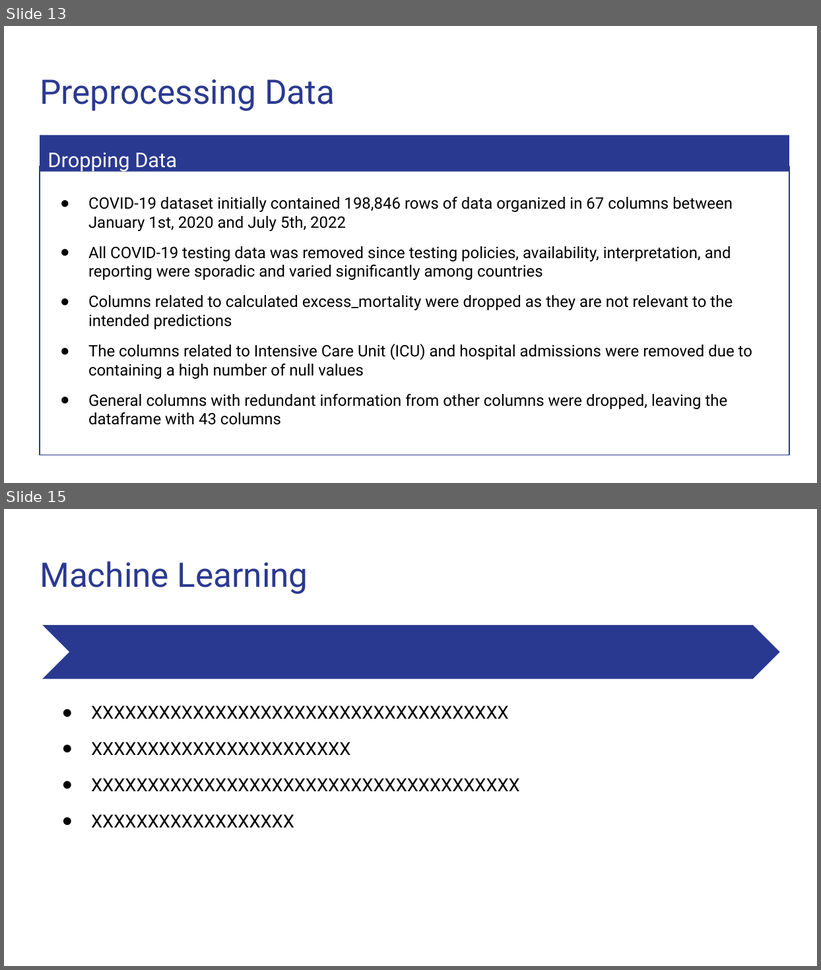
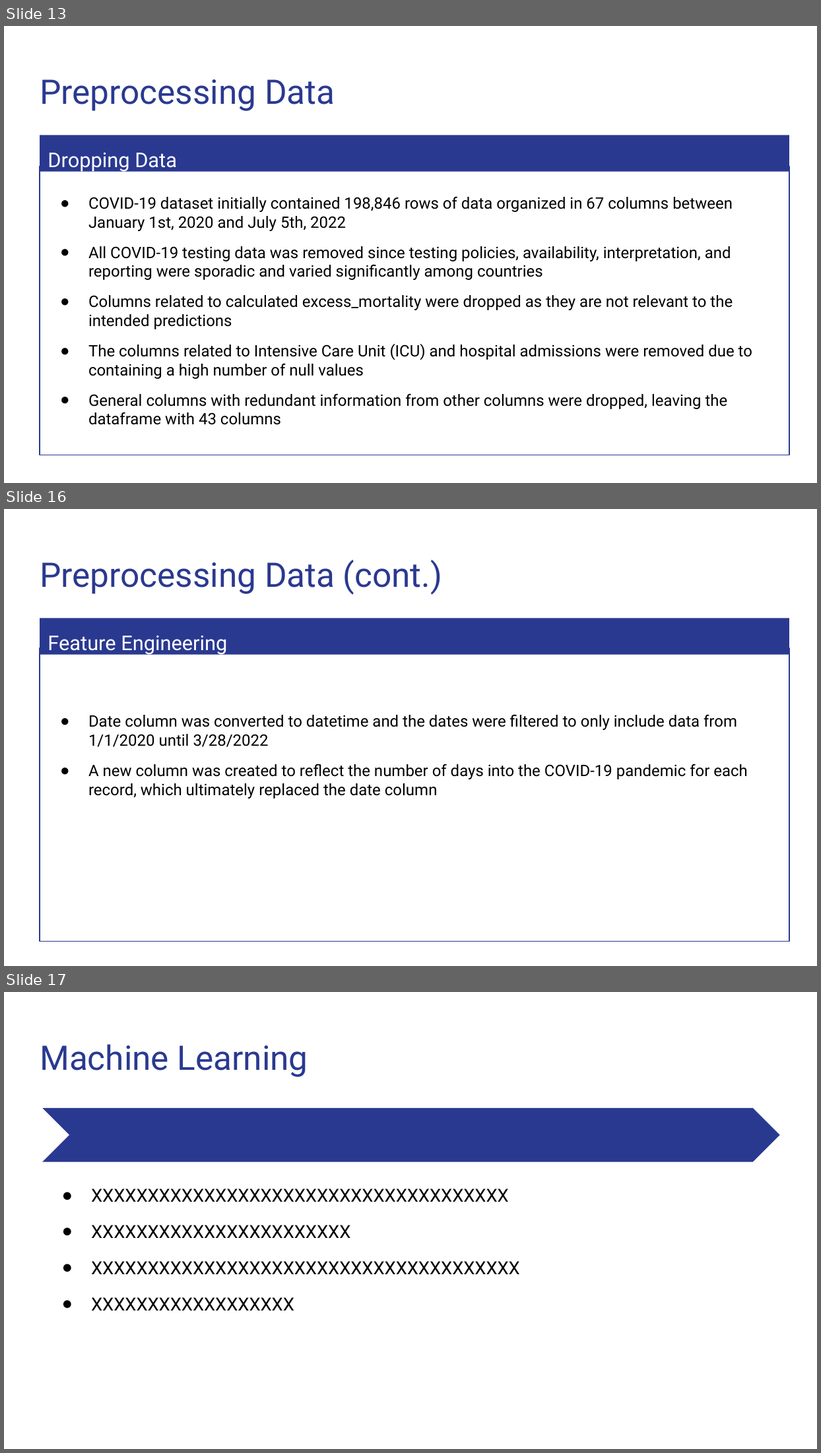
Before and after one commit to Magzzie/COVID-19_Analysis, a slide deck: COVID-19 Analysis.pptx. Shown one above the other, each under a label of ours: slides 13 and 15 before the commit, slides 13, 16 and 17 after it; the slides between them are not shown. The pictures are 821x970 and 821x1453 pixels, drawn with LibreOffice and Linux fonts; fonts in the diff are those of the drawing. Boxes give left, top, right and bottom in pixels: in the first picture for what was removed or moved away, otherwise in the second. Text is boxed around its words. In the diff, an @@ line names an element or a change of style, - is before the commit and + after.

```diff
--- a/COVID-19 Analysis.pptx
+++ b/COVID-19 Analysis.pptx
@@ slide 16 added at <box>4,509,817,966</box>, background #FFFFFF @@
@@ title added at <box>40,560,442,595</box>, 30 pt, text #2A3990 @@
+Preprocessing Data (cont.)
@@ rectangle added at <box>40,618,789,655</box>, fill #2A3990 @@
@@ text added at <box>48,636,227,656</box>, 18 pt, text #FFFFFF @@
+Feature Engineering
@@ rectangle added at <box>40,648,789,941</box>, outline #2A3990 0.75 pt, 14 pt, text #000000 @@
+● Date column was converted to datetime and the dates were filtered to only include data from 1/1/2020 until 3/28/2022
+● A new column was created to reflect the number of days into the COVID-19 pandemic for each record, which ultimately replaced the date column
@@ what was slide 15 is now slide 17 @@
```
Also in this commit, not shown: 1 slide changed, 1 other slide added.
